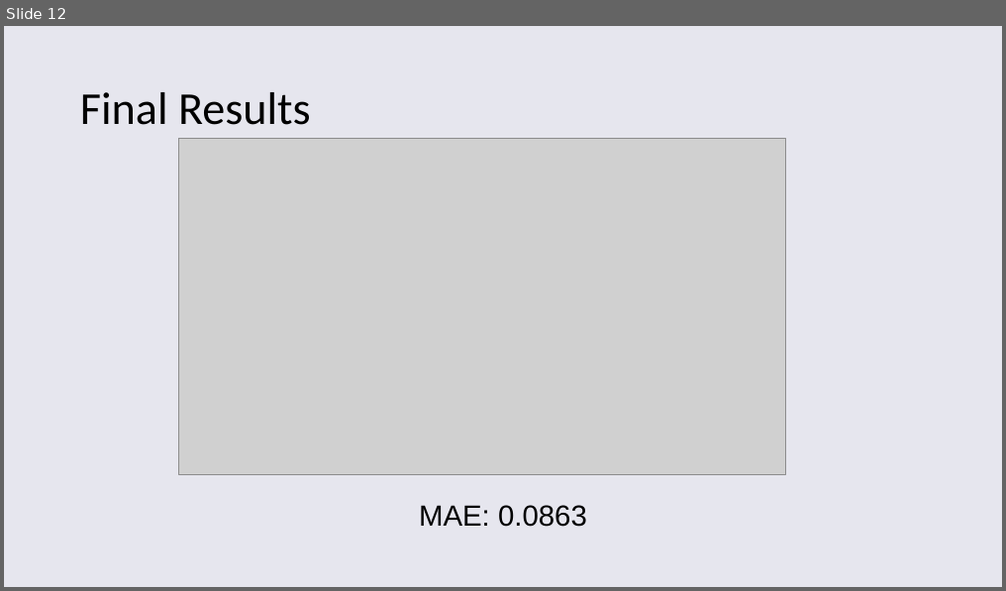
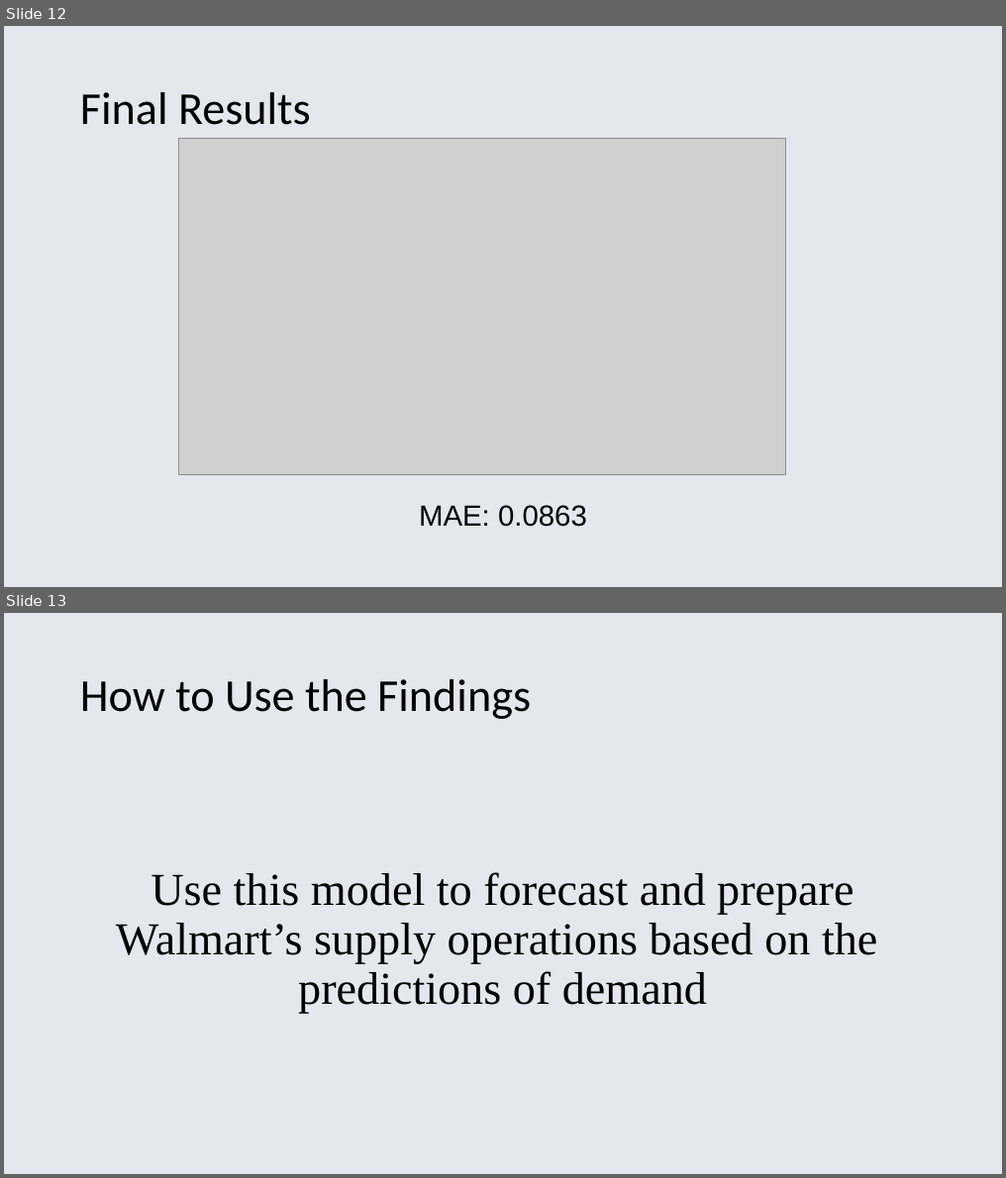
Before and after one commit to noahscantron/Springboard, a slide deck: Capstone Projects/Capstone_2_WalmartSalesForecasting/Project_Documents/Walmart Sales Forecasting Presentation.pptx. Shown one above the other, each under a label of ours: slide 12 before the commit, slides 12 and 13 after it. The pictures are 1006x591 and 1006x1178 pixels, drawn with LibreOffice and Linux fonts; fonts in the diff are those of the drawing; grey boxes stand for pictures. Boxes give left, top, right and bottom in pixels: in the first picture for what was removed or moved away, otherwise in the second. Text is boxed around its words. In the diff, an @@ line names an element or a change of style, - is before the commit and + after.

Commit message:
Update .ipynb, README, Report, and Presentation

```diff
--- a/Capstone Projects/Capstone_2_WalmartSalesForecasting/Project_Documents/Walmart Sales Forecasting Presentation.pptx
+++ b/Capstone Projects/Capstone_2_WalmartSalesForecasting/Project_Documents/Walmart Sales Forecasting Presentation.pptx
@@ slide 13 added at box(4, 613, 1002, 1174), background #E6E6EE @@
@@ title added at box(80, 679, 531, 719), 44 pt, text #000000 @@
+How to Use the Findings
@@ text added at box(116, 872, 877, 1013), 44 pt, text #000000 @@
+Use this model to forecast and prepare Walmart’s supply operations based on the predictions of demand
```
Also in this commit, not shown: 4 other files.
